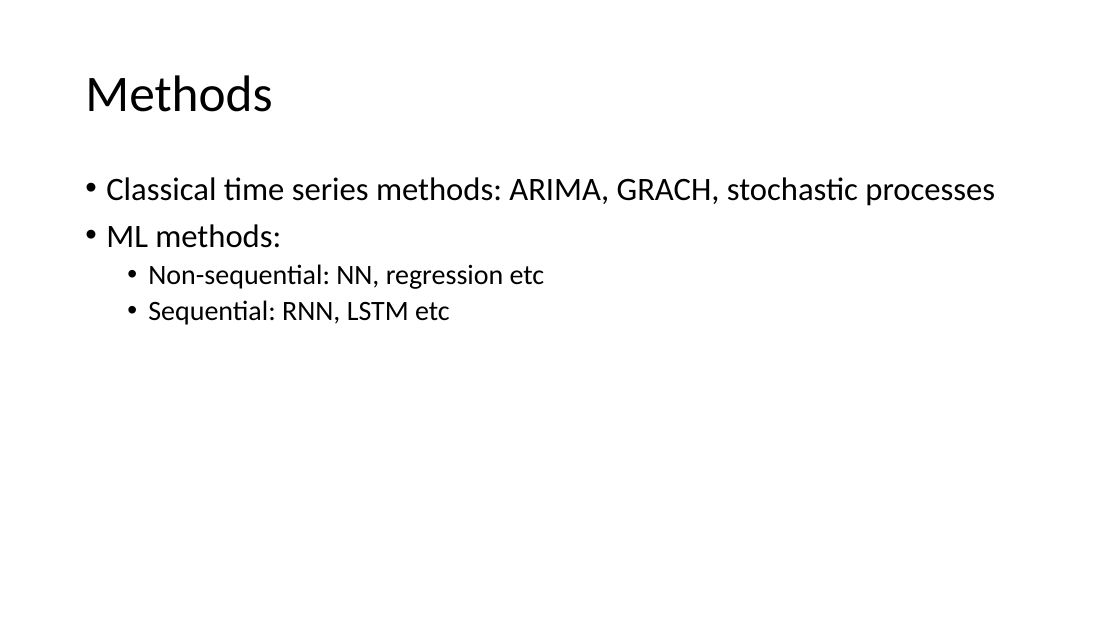
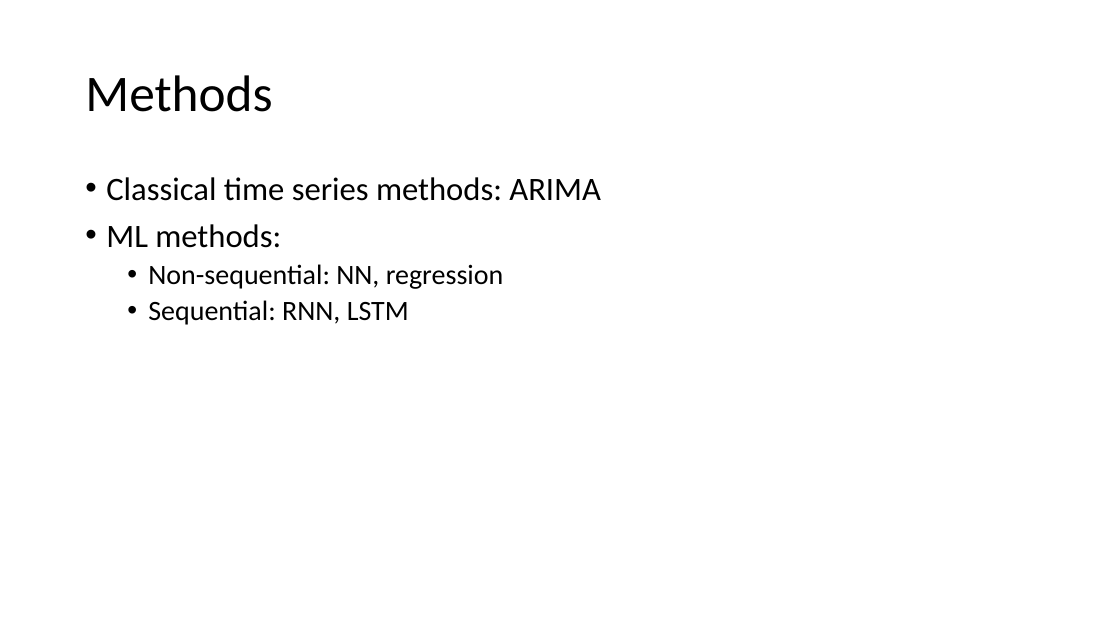
Before and after one commit to NickThe1/kbtu-data-visualization, a slide deck: slide 6 of distrib.pptx (slide 9 before the commit). Drawn at 1120x630 pixels with LibreOffice and Linux fonts; fonts in the diff are those of the drawing. Boxes give left, top, right and bottom in pixels: in the first picture for what was removed or moved away, otherwise in the second. Text is boxed around its words. In the diff, an @@ line names an element or a change of style, - is before the commit and + after.

```diff
--- a/distrib.pptx
+++ b/distrib.pptx
@@ text at box(106, 177, 601, 201): text changed @@
-• Classical time series methods: ARIMA, GRACH, stochastic processes
+• Classical time series methods: ARIMA
@@ text at box(148, 264, 504, 325): text changed @@
-  • Non-sequential: NN, regression etc
-  • Sequential: RNN, LSTM etc
+  • Non-sequential: NN, regression
+  • Sequential: RNN, LSTM
```
Also in this commit, not shown: 1 other slide changed, 3 slides added, 8 slides removed, 3 other files.
